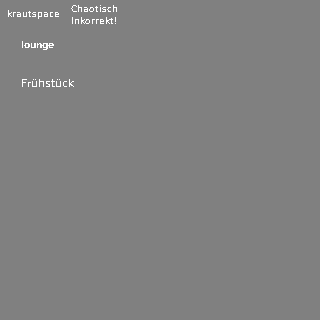
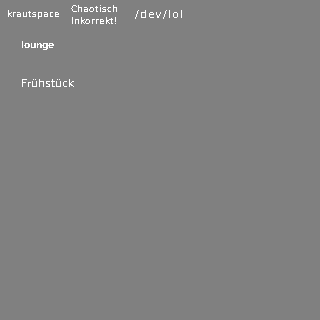
Comparing the layer stacks of the two 320×320 images. Changes:
added layer "/dev/lol" above "Frühstück" over [135, 10, 182, 19]
